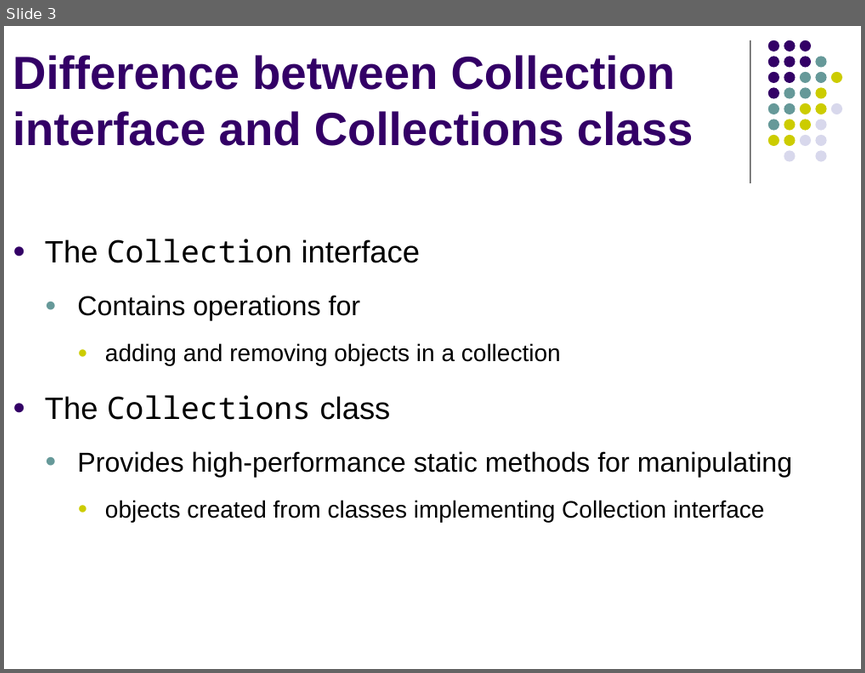
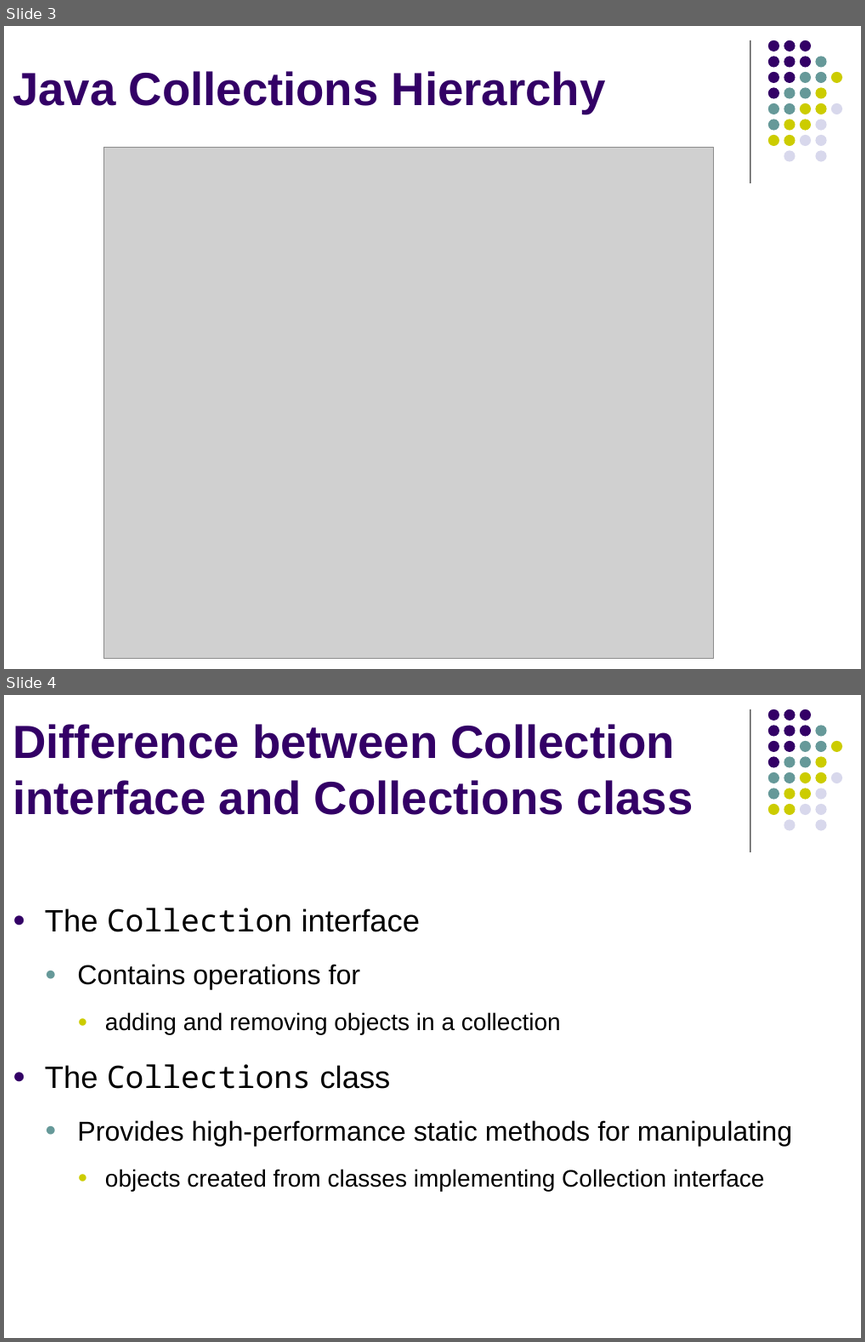
Before and after one commit to wissamfawaz/lau-coe312-data-structures, a slide deck: slides/Lecture7.pptx. Shown one above the other, each under a label of ours: slide 3 before the commit, slides 3 and 4 after it. The pictures are 865x673 and 865x1342 pixels, drawn with LibreOffice and Linux fonts; fonts in the diff are those of the drawing; grey boxes stand for pictures. Boxes give left, top, right and bottom in pixels: in the first picture for what was removed or moved away, otherwise in the second. Text is boxed around its words. In the diff, an @@ line names an element or a change of style, - is before the commit and + after.

Commit message:
Updated Lecture 7

```diff
--- a/slides/Lecture7.pptx
+++ b/slides/Lecture7.pptx
@@ slide 3 added at <box>4,26,861,669</box>, background #FFFFFF; not listed: 32 template elements that a slide beside it also shows @@
@@ title added at <box>12,71,606,114</box>, 39 pt, text #330066, bold @@
+Java Collections Hierarchy
@@ picture added at <box>104,148,714,658</box> @@
@@ what was slide 3 is now slide 4 @@
```
